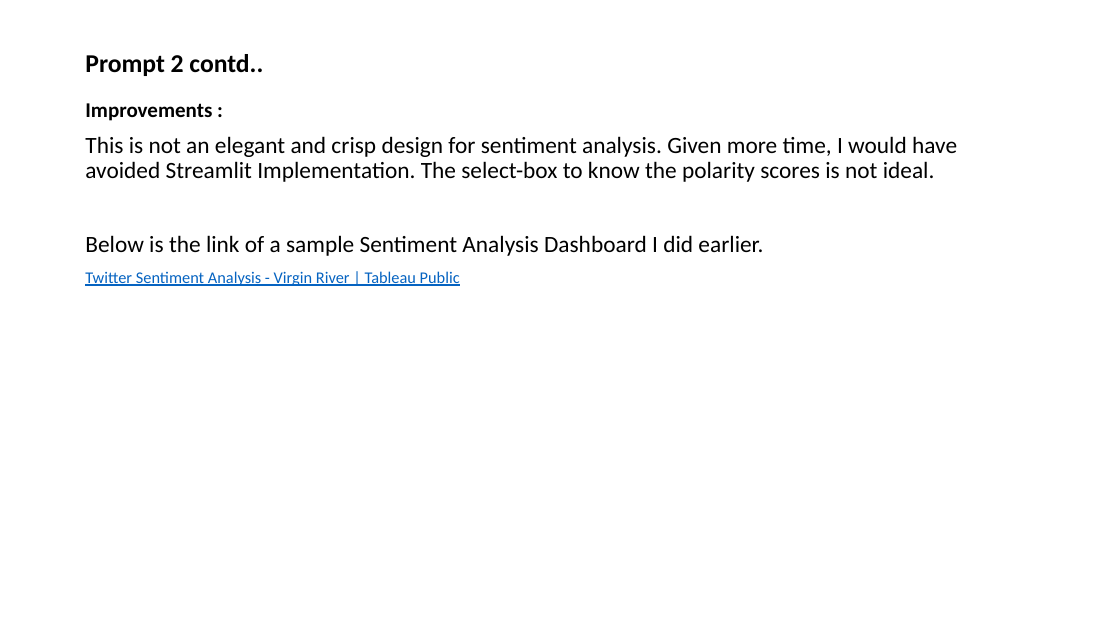
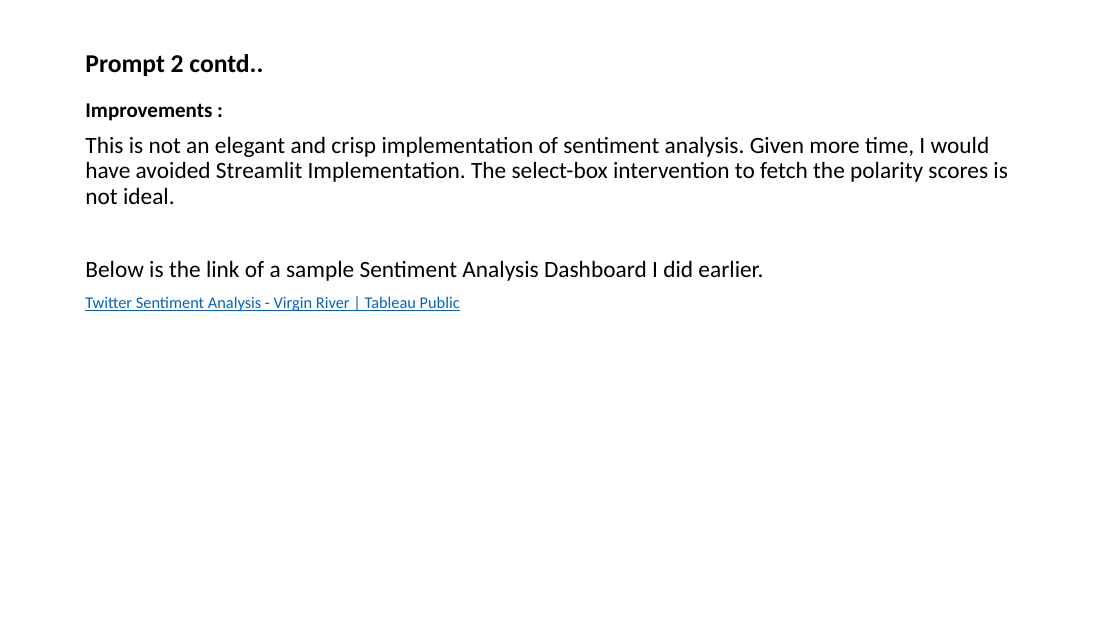
Before and after one commit to swarna-rk/NFTs, a slide deck: slide 4 of Swarna_NFT_ANALYTICS_SKILLS_TEST_03.pptx. Drawn at 1120x630 pixels with LibreOffice and Linux fonts; fonts in the diff are those of the drawing. Boxes give left, top, right and bottom in pixels: in the first picture for what was removed or moved away, otherwise in the second. Text is boxed around its words. In the diff, an @@ line names an element or a change of style, - is before the commit and + after.

Commit message:
PPT update
PPT update

```diff
--- a/Swarna_NFT_ANALYTICS_SKILLS_TEST_03.pptx
+++ b/Swarna_NFT_ANALYTICS_SKILLS_TEST_03.pptx
@@ text at (85, 136, 1007, 204): text changed @@
-This is not an elegant and crisp design for sentiment analysis. Given more time, I would have avoided Streamlit Implementation. The select-box to know the polarity scores is not ideal.
+This is not an elegant and crisp implementation of sentiment analysis. Given more time, I would have avoided Streamlit Implementation. The select-box intervention to fetch the polarity scores is not ideal.
```
Also in this commit, not shown: 1 other slide changed.
